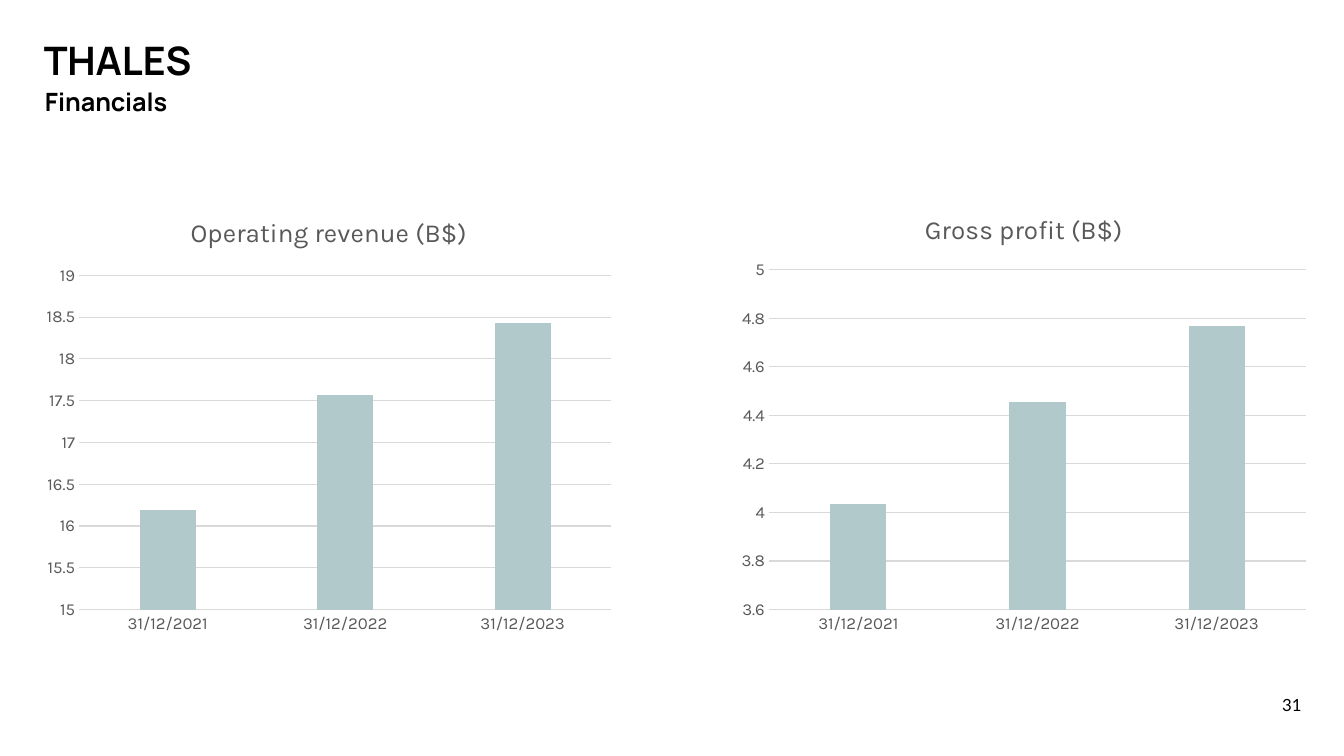
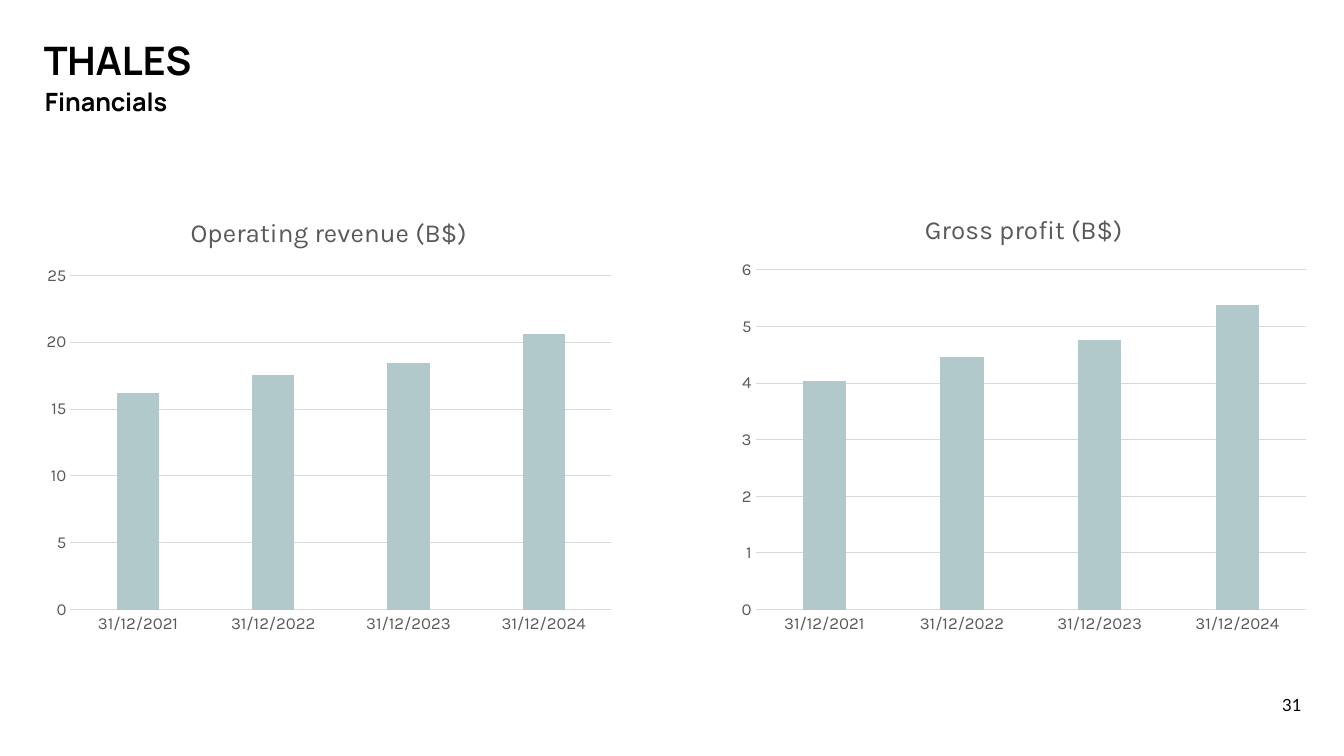
Before and after one commit to mx791/PyConsulting, a slide deck: slide 31 of out/out.pptx. Drawn at 1344x756 pixels with LibreOffice and Linux fonts; fonts in the diff are those of the drawing; background and template pictures are left out. Boxes give left, top, right and bottom in pixels: in the first picture for what was removed or moved away, otherwise in the second. Text is boxed around its words. In the diff, an @@ line names an element or a change of style, - is before the commit and + after.

```diff
--- a/out/out.pptx
+++ b/out/out.pptx
@@ column chart at (x1=35, y1=197, x2=624, y2=643) @@
-categories: 31/12/2021, 31/12/2022, 31/12/2023
+categories: 31/12/2021, 31/12/2022, 31/12/2023, 31/12/2024
-Series 1: 16.2, 17.6, 18.4
+Series 1: 16.2, 17.6, 18.4, 20.6
@@ column chart at (x1=730, y1=197, x2=1319, y2=643) @@
-categories: 31/12/2021, 31/12/2022, 31/12/2023
+categories: 31/12/2021, 31/12/2022, 31/12/2023, 31/12/2024
-Series 1: 4, 4.5, 4.8
+Series 1: 4, 4.5, 4.8, 5.4
```
Also in this commit, not shown: 18 other slides changed, 15 slides added, 5 other files.
